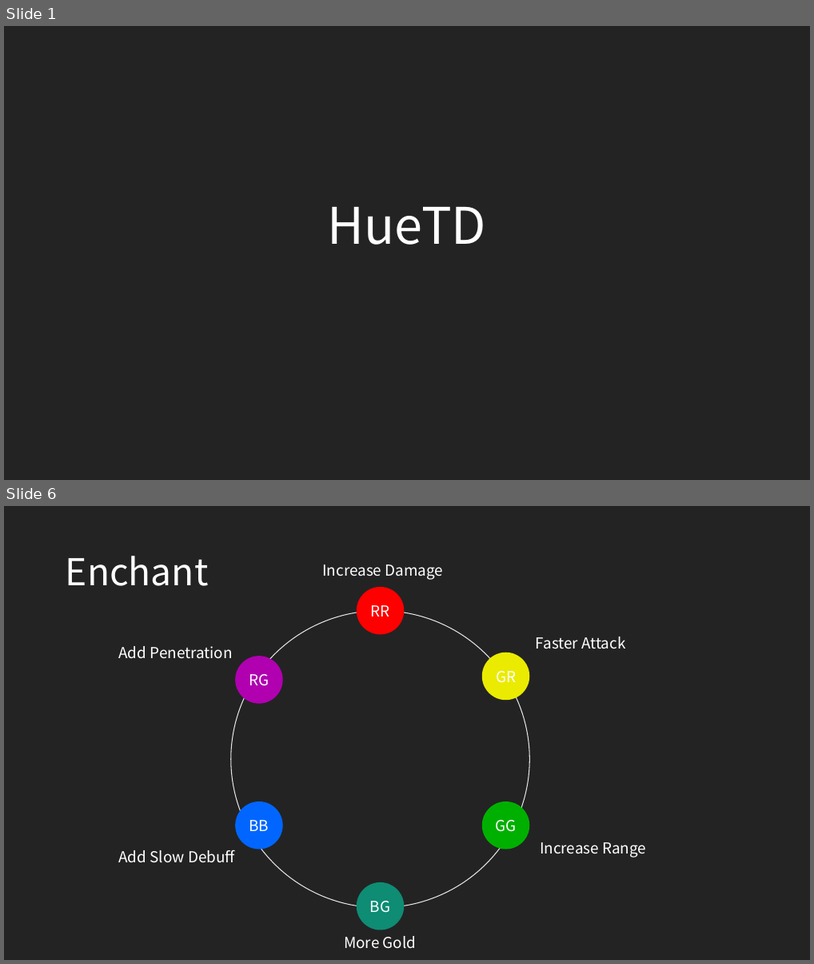
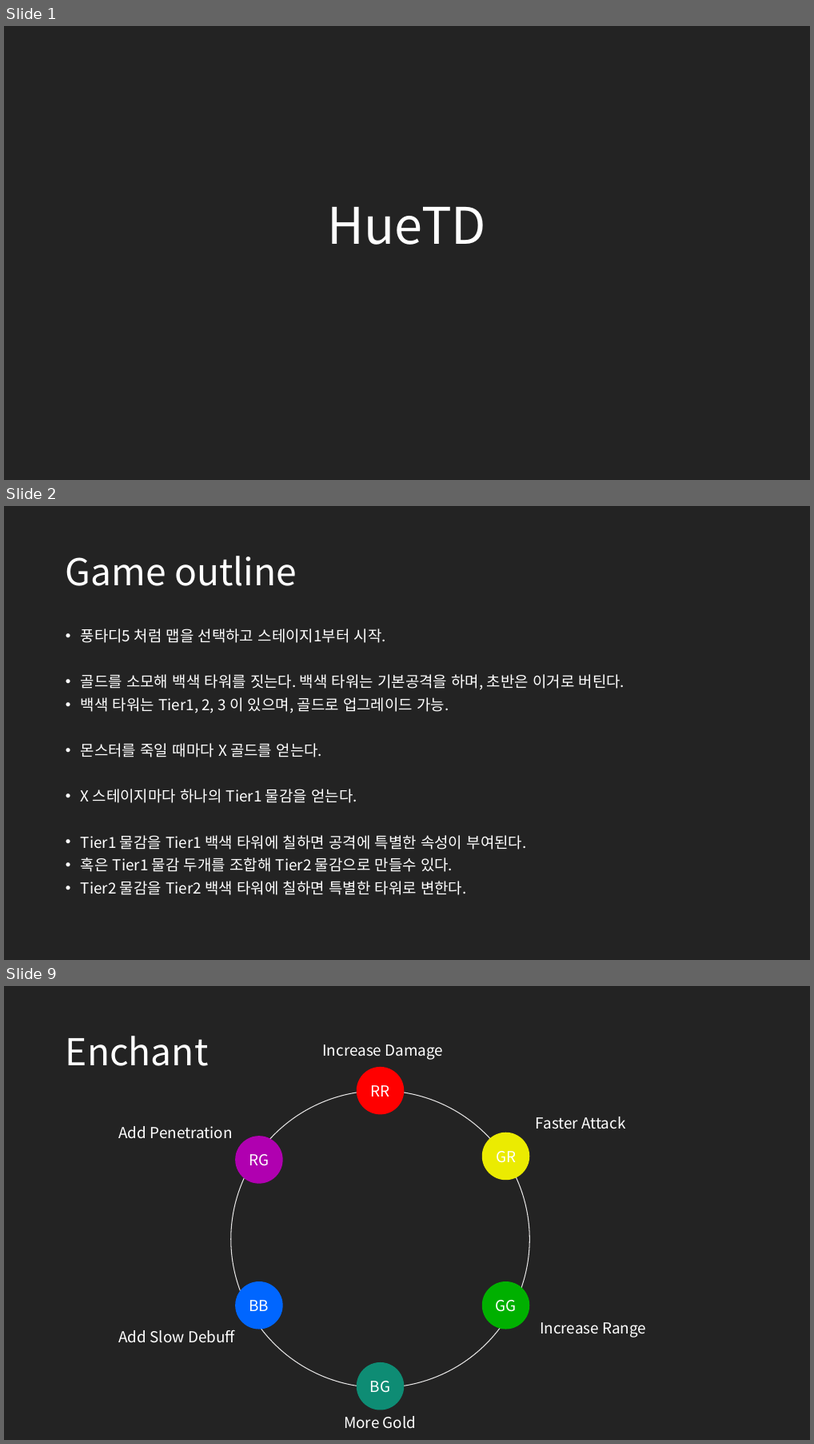
Before and after one commit to ryanking13/dye-td, a slide deck: concepts/HueTD_MainConcepts.pptx. Shown one above the other, each under a label of ours: slides 1 and 6 before the commit, slides 1, 2 and 9 after it; the slides between them are not shown. The pictures are 814x964 and 814x1444 pixels, drawn with LibreOffice and Linux fonts; fonts in the diff are those of the drawing. Boxes give left, top, right and bottom in pixels: in the first picture for what was removed or moved away, otherwise in the second. Text is boxed around its words. In the diff, an @@ line names an element or a change of style, - is before the commit and + after.

```diff
--- a/concepts/HueTD_MainConcepts.pptx
+++ b/concepts/HueTD_MainConcepts.pptx
@@ slide 2 added at (4, 506, 810, 960), background #232323 @@
@@ title added at (66, 556, 297, 586), 44 pt, text #FFFFFF @@
+Game outline
@@ text added at (81, 628, 625, 895), 18 pt, text #FFFFFF @@
+• 풍타디5 처럼 맵을 선택하고 스테이지1부터 시작.
+• 골드를 소모해 백색 타워를 짓는다. 백색 타워는 기본공격을 하며, 초반은 이거로 버틴다.
+• 백색 타워는 Tier1, 2, 3 이 있으며, 골드로 업그레이드 가능.
+• 몬스터를 죽일 때마다 X 골드를 얻는다.
+• X 스테이지마다 하나의 Tier1 물감을 얻는다.
+• Tier1 물감을 Tier1 백색 타워에 칠하면 공격에 특별한 속성이 부여된다.
+• 혹은 Tier1 물감 두개를 조합해 Tier2 물감으로 만들수 있다.
+• Tier2 물감을 Tier2 백색 타워에 칠하면 특별한 타워로 변한다.
@@ what was slide 6 is now slide 9 @@
```
Also in this commit, not shown: 3 slides changed, 4 other slides added, 1 slide removed.
